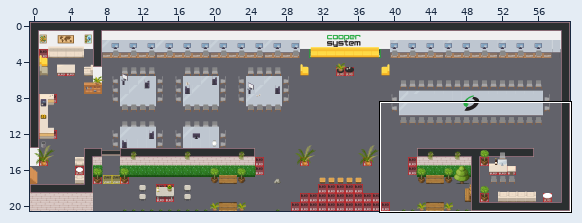
Level history. Tiled map (JSON): map.tmj. The picture above shows the old version from afar; the outline marks the close-up.
Close-up. Before:
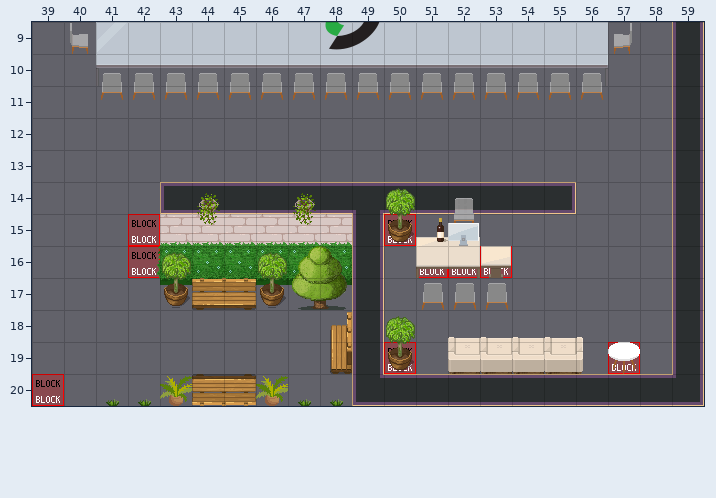
Cells are 32x32 px. Shown: x 39..59, y 9..20. The commit also changed other parts of the map, which this record leaves out.
And afterwards:
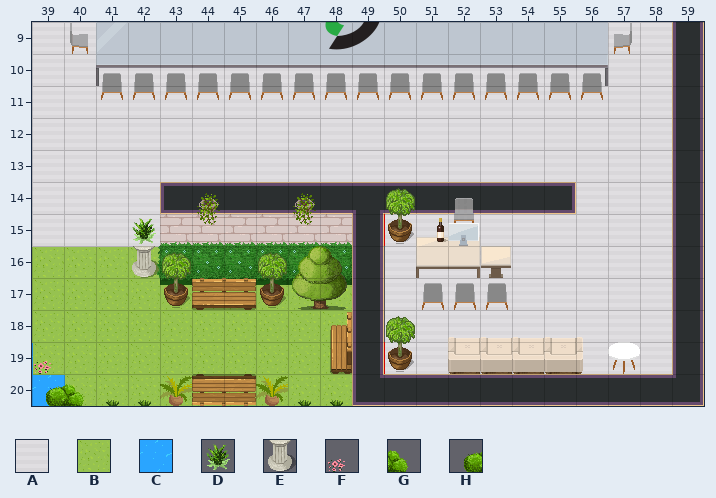
Key: from "Chunk 1": A 6, B 7, C 10, D 11, E 12, F 17, G 20 flipped left-right, H 21 flipped left-right.
_ is an empty cell.
Tiles of an added or newly shown layer are drawn over the layers below it.
Change:
Layer "floor/floor-external" (now shown):
y 14: x 42 _ -> A
y 15: x 39..42 ____ -> BBBA
y 16: x 39..42 ____ -> BBBB
y 17..19: x 39..48 __________ -> BBBBBBBBBB
y 20: x 39..48 __________ -> CBBBBBBBBB
Layer "floor/misc-external" (now shown):
y 15: x 42 _ -> D
y 16: x 42 _ -> E
y 19: x 39 _ -> F
y 20: x 39..40 __ -> HG
Layer "floor/floor-internal" (now shown):
y 9: x 39..40 __ -> AA; x 56..58 ___ -> AAA
y 10..13: x 39..58 ____________________ -> AAAAAAAAAAAAAAAAAAAA
y 14: x 39..41 ___ -> AAA; x 50..51 __ -> AA; x 53..58 ______ -> AAAAAA
y 15: x 39..41 ___ -> AAA; x 50..58 _________ -> AAAAAAAAA
y 16..18: x 50..58 _________ -> AAAAAAAAA
y 19: x 50..51 __ -> AA; x 56..58 ___ -> AAA
Changed places in both close-ups, as pixel boxes (x1, y1, x2, y2):
added: (32, 23, 672, 406)
